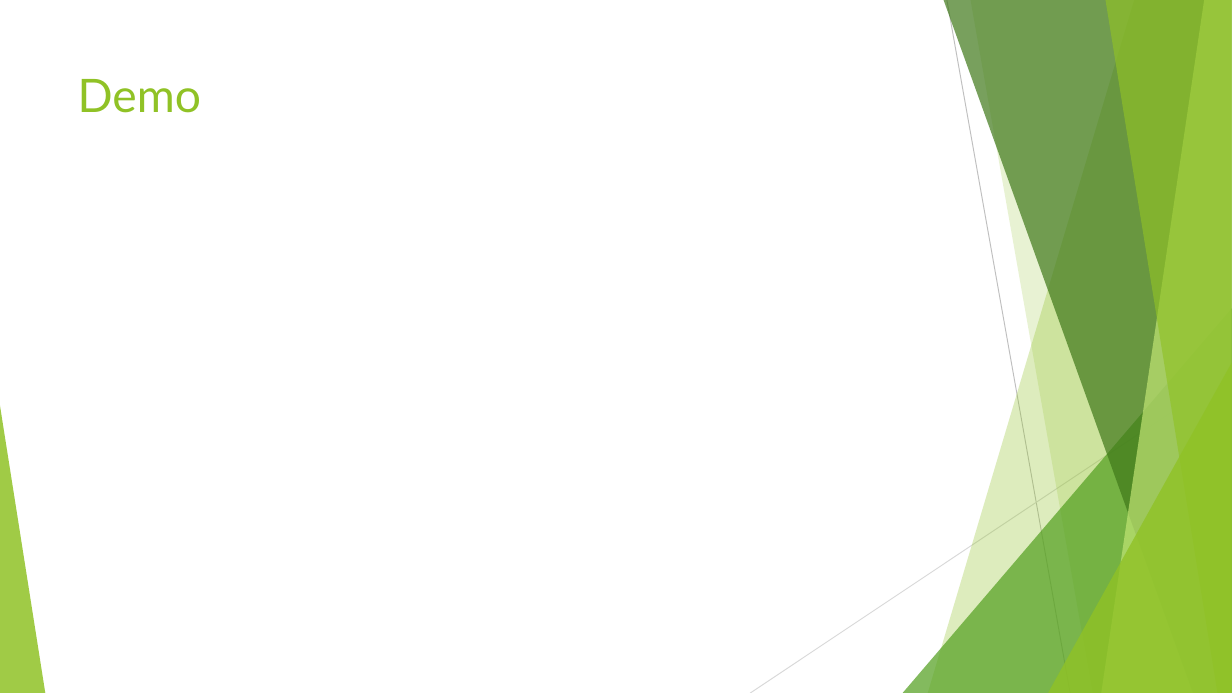
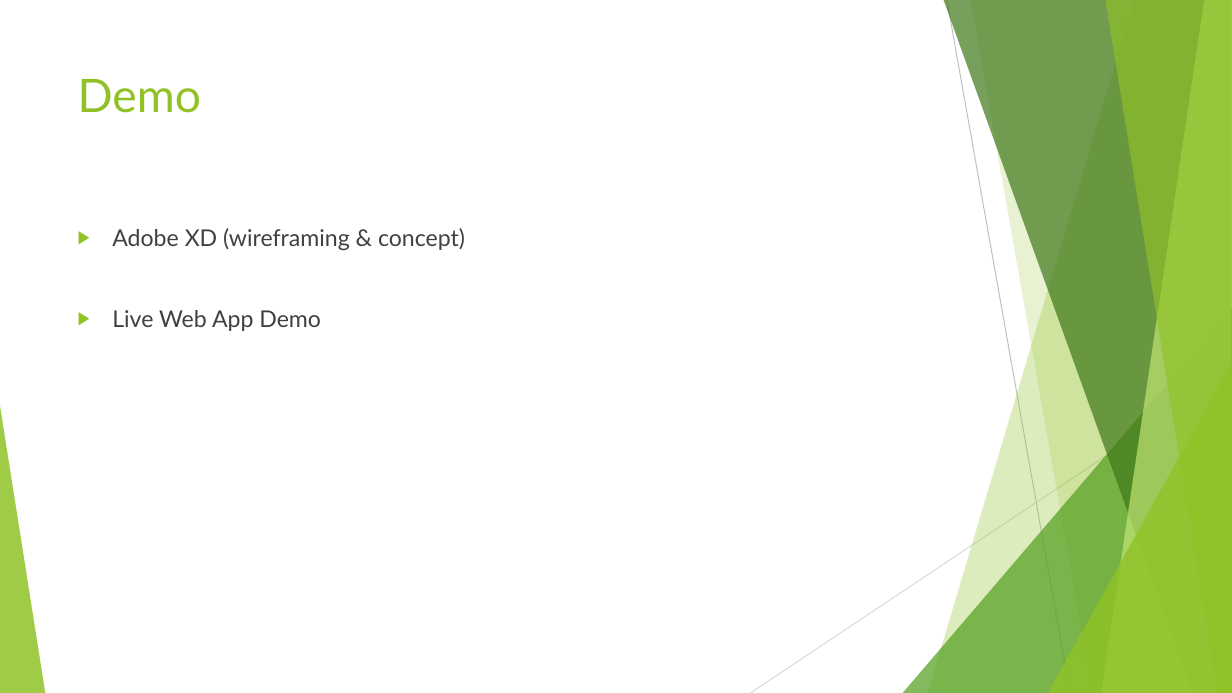
Before and after one commit to sthmpsn/ReviewMe, a slide deck: slide 6 of design/MyReviews.pptx. Drawn at 1232x693 pixels with LibreOffice and Linux fonts; fonts in the diff are those of the drawing. Boxes give left, top, right and bottom in pixels: in the first picture for what was removed or moved away, otherwise in the second. Text is boxed around its words. In the diff, an @@ line names an element or a change of style, - is before the commit and + after.

Commit message:
updated presentation and wireframe concept

```diff
--- a/design/MyReviews.pptx
+++ b/design/MyReviews.pptx
@@ text added at <box>112,228,465,331</box>, 18 pt, text #404040 @@
+▶ Adobe XD (wireframing & concept)
+▶ Live Web App Demo
```
Also in this commit, not shown: 3 other slides changed, 1 other file.
